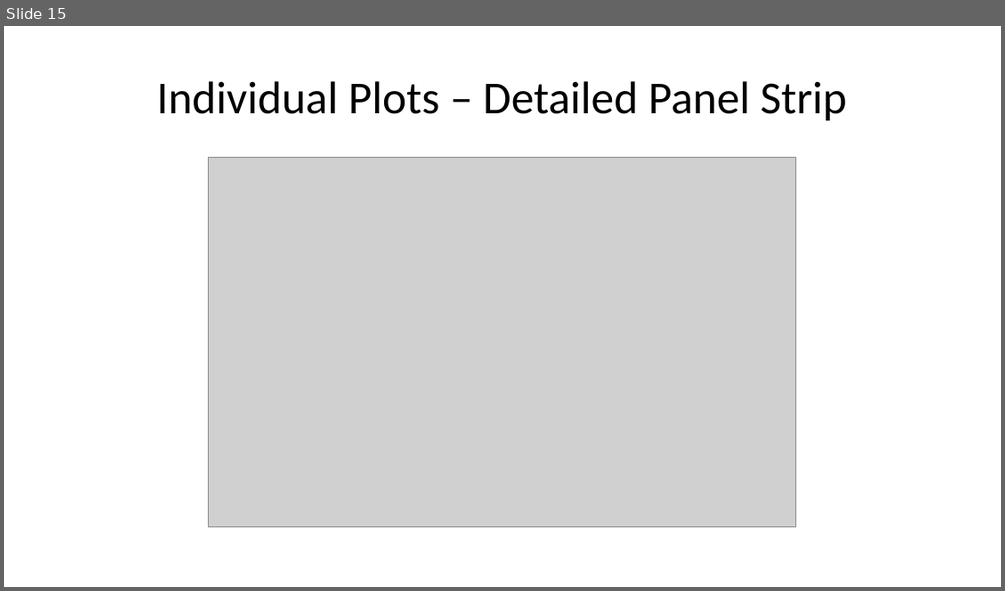
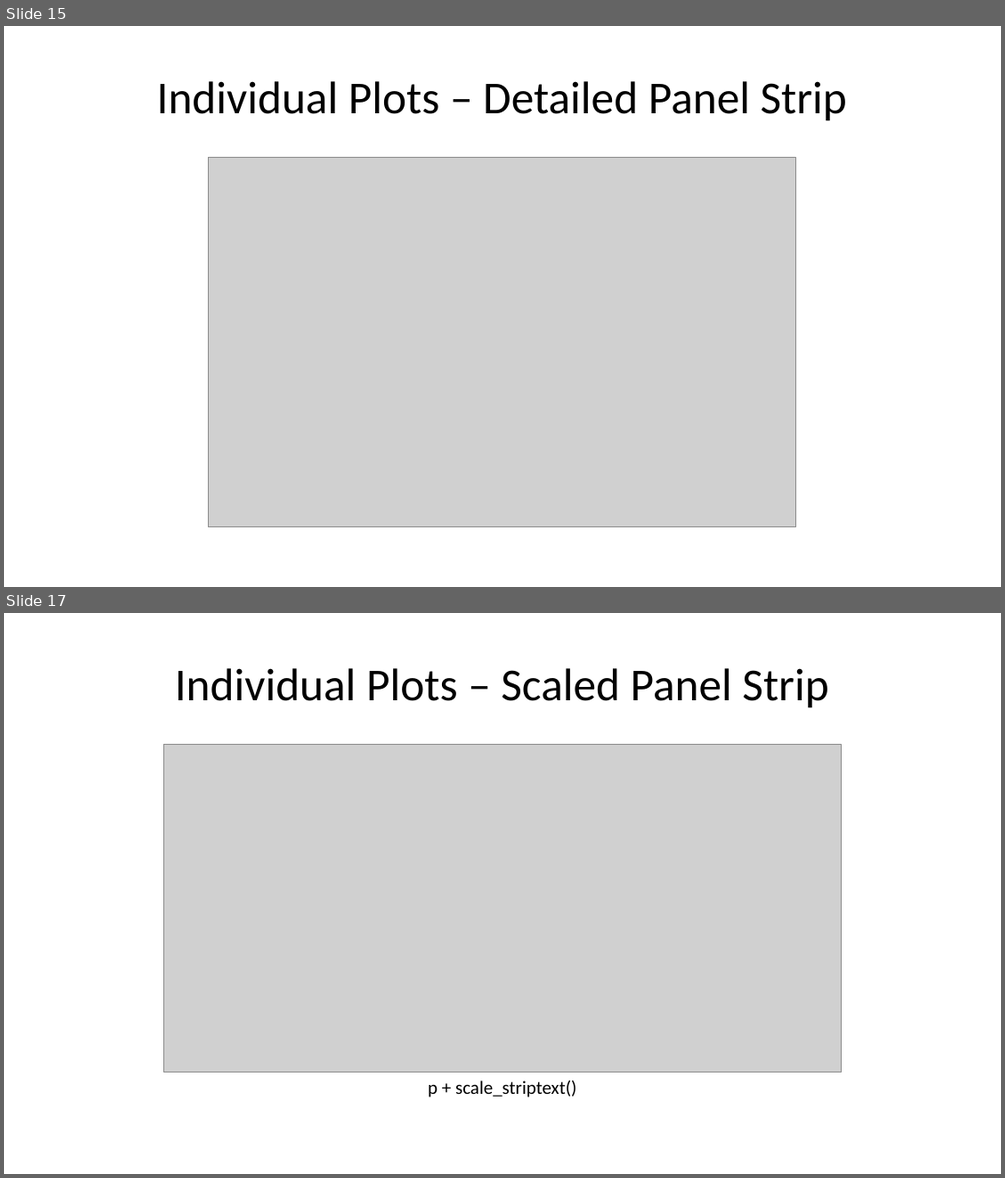
Before and after one commit to bergsmat/yamlet, a slide deck: inst/extdata/modeling/diagnostics.pptx. Shown one above the other, each under a label of ours: slide 15 before the commit, slides 15 and 17 after it; the slides between them are not shown. The pictures are 1005x591 and 1005x1178 pixels, drawn with LibreOffice and Linux fonts; fonts in the diff are those of the drawing; grey boxes stand for pictures. Boxes give left, top, right and bottom in pixels: in the first picture for what was removed or moved away, otherwise in the second. Text is boxed around its words. In the diff, an @@ line names an element or a change of style, - is before the commit and + after.

Commit message:
scale_striptext

```diff
--- a/inst/extdata/modeling/diagnostics.pptx
+++ b/inst/extdata/modeling/diagnostics.pptx
@@ slide 17 added at (4,613,1001,1174), background #FFFFFF @@
@@ title added at (175,668,828,708), 44 pt, text #000000 @@
+Individual Plots – Scaled Panel Strip
@@ picture added at (164,744,841,1072) @@
@@ text added at (428,1080,576,1097), 18 pt, text #000000 @@
+p + scale_striptext()
```
Also in this commit, not shown: 2 slides changed, 37 other files.
